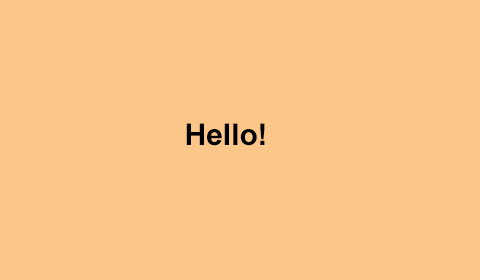
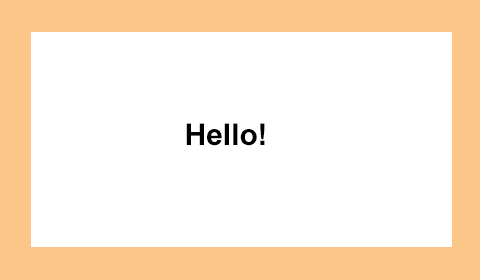
Before/after of a 480 x 280 layered artwork. What changed in the layer stack:
added layer "Rectangle 2" above "Layer 1" over [31, 32, 452, 247]
